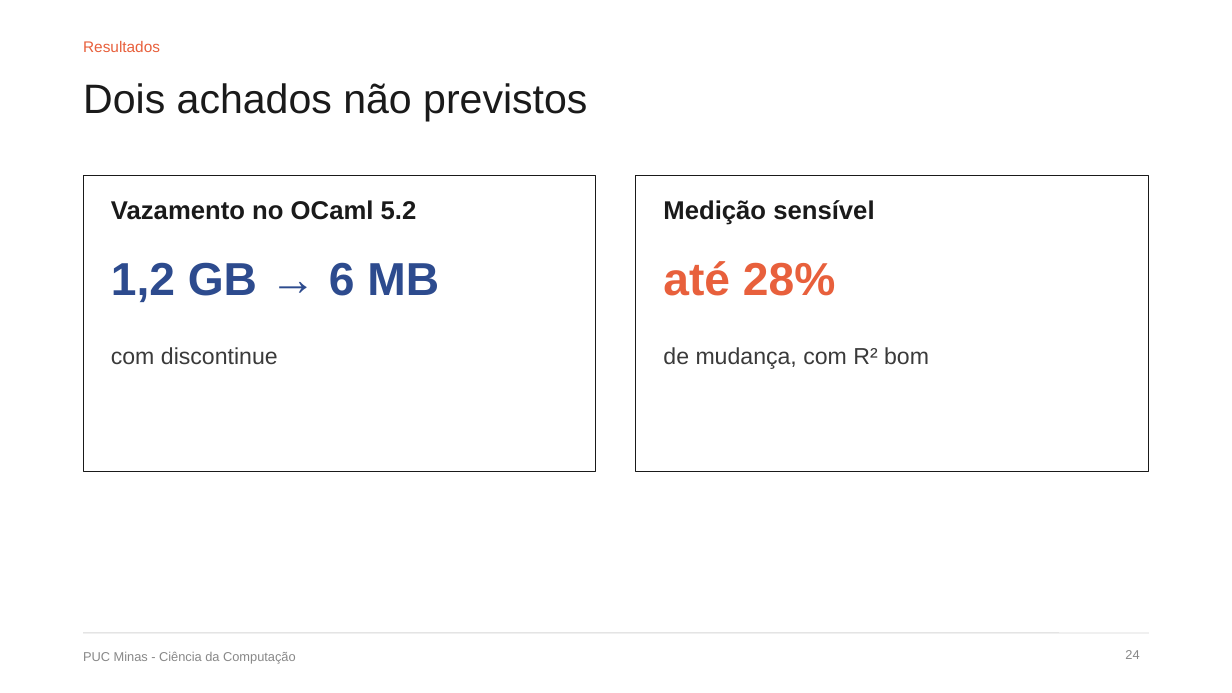
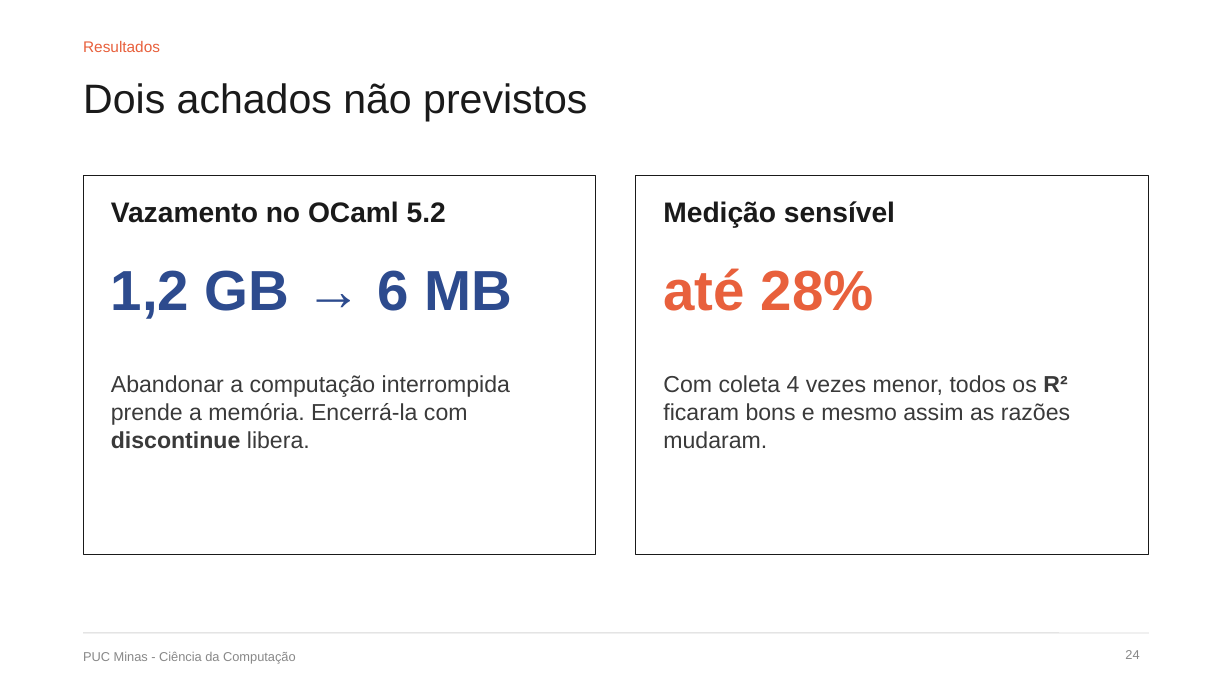
Before and after one commit to DiegoMarchioni/TCC, a slide deck: slide 24 of apresentacao/dissertacao/defesa.pptx. Drawn at 1232x693 pixels with LibreOffice and Linux fonts; fonts in the diff are those of the drawing. Boxes give left, top, right and bottom in pixels: in the first picture for what was removed or moved away, otherwise in the second. Text is boxed around its words. In the diff, an @@ line names an element or a change of style, - is before the commit and + after.

Commit message:
PowerPoint: diagramas e tamanhos maiores nos slides que ficaram vazios

```diff
--- a/apresentacao/dissertacao/defesa.pptx
+++ b/apresentacao/dissertacao/defesa.pptx
@@ rectangle: place and size @@
-rectangle at box(83, 176, 596, 471)
+rectangle at box(83, 176, 596, 555)
@@ rectangle: place and size @@
-rectangle at box(636, 176, 1149, 471)
+rectangle at box(636, 176, 1149, 555)
@@ text "Vazamento no OCaml 5.2" at box(111, 201, 446, 223): size 20 to 22 pt @@
@@ text "Medição sensível" at box(663, 201, 895, 228): size 20 to 22 pt @@
@@ text "1,2 GB → 6 MB" at box(111, 270, 512, 319): size 36 to 44 pt @@
@@ text "até 28%" at box(663, 268, 874, 311): size 36 to 44 pt @@
@@ text at box(111, 375, 510, 449): text changed @@
-com discontinue
+Abandonar a computação interrompida prende a memória. Encerrá-la com discontinue libera.
@@ text at box(663, 375, 1070, 448): text changed @@
-de mudança, com R² bom
+Com coleta 4 vezes menor, todos os R² ficaram bons e mesmo assim as razões mudaram.
```
Also in this commit, not shown: 10 other slides changed, 1 other file.
